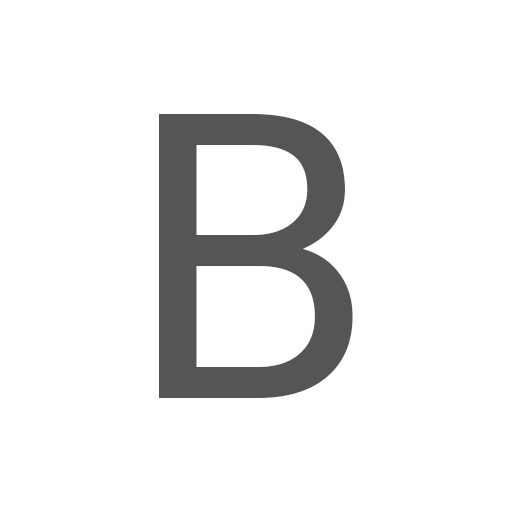
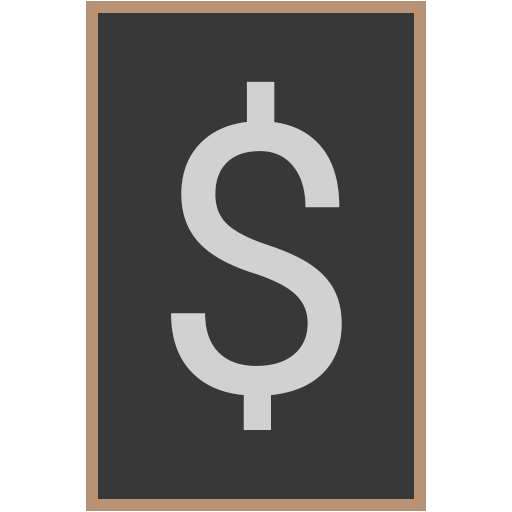
Before/after of a w=512, h=512 layered artwork. What changed in the layer stack:
renamed "B" to "$", painted on it over [159, 81, 353, 430]
added layer "Rectangle 1" above "Background" over [86, 1, 426, 511]
hid "Background" over [86, 1, 426, 511]
